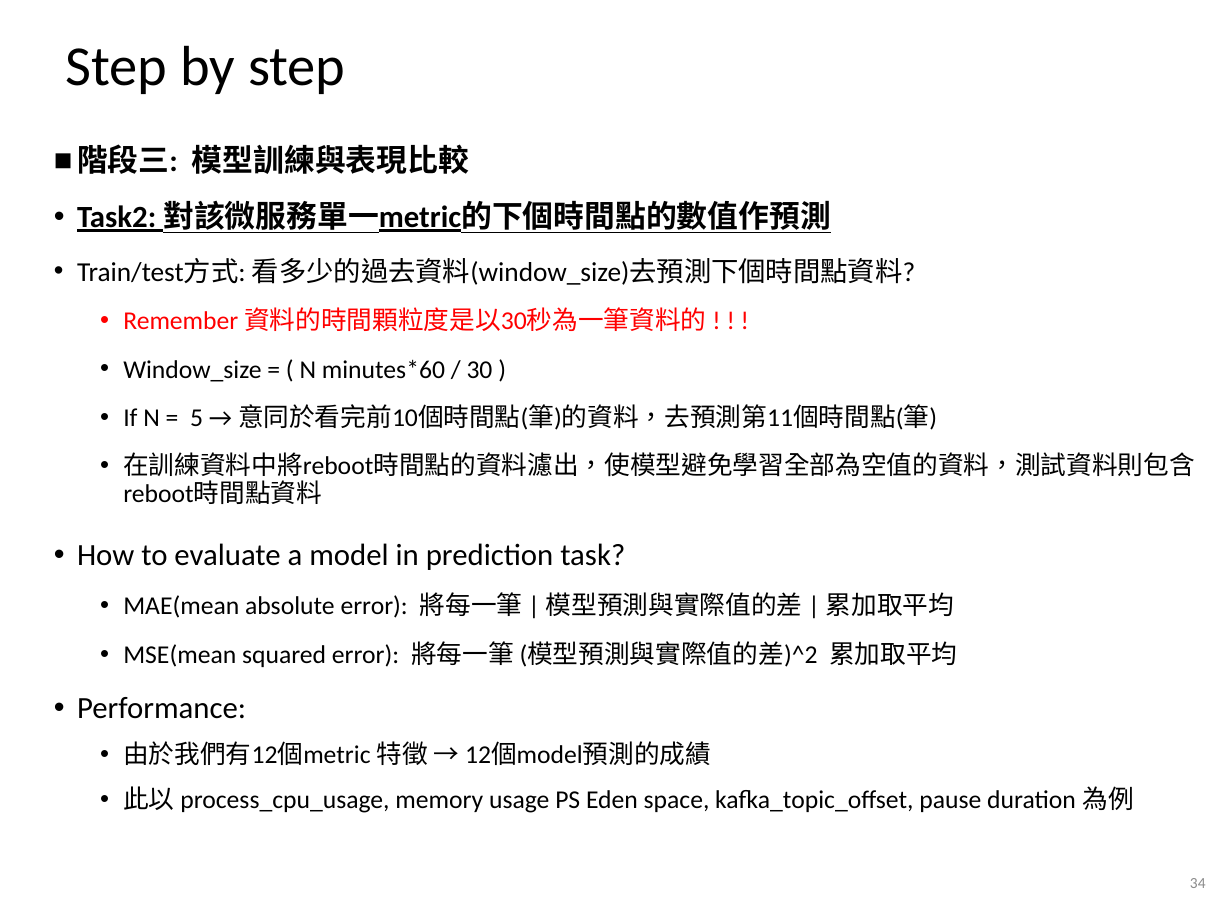
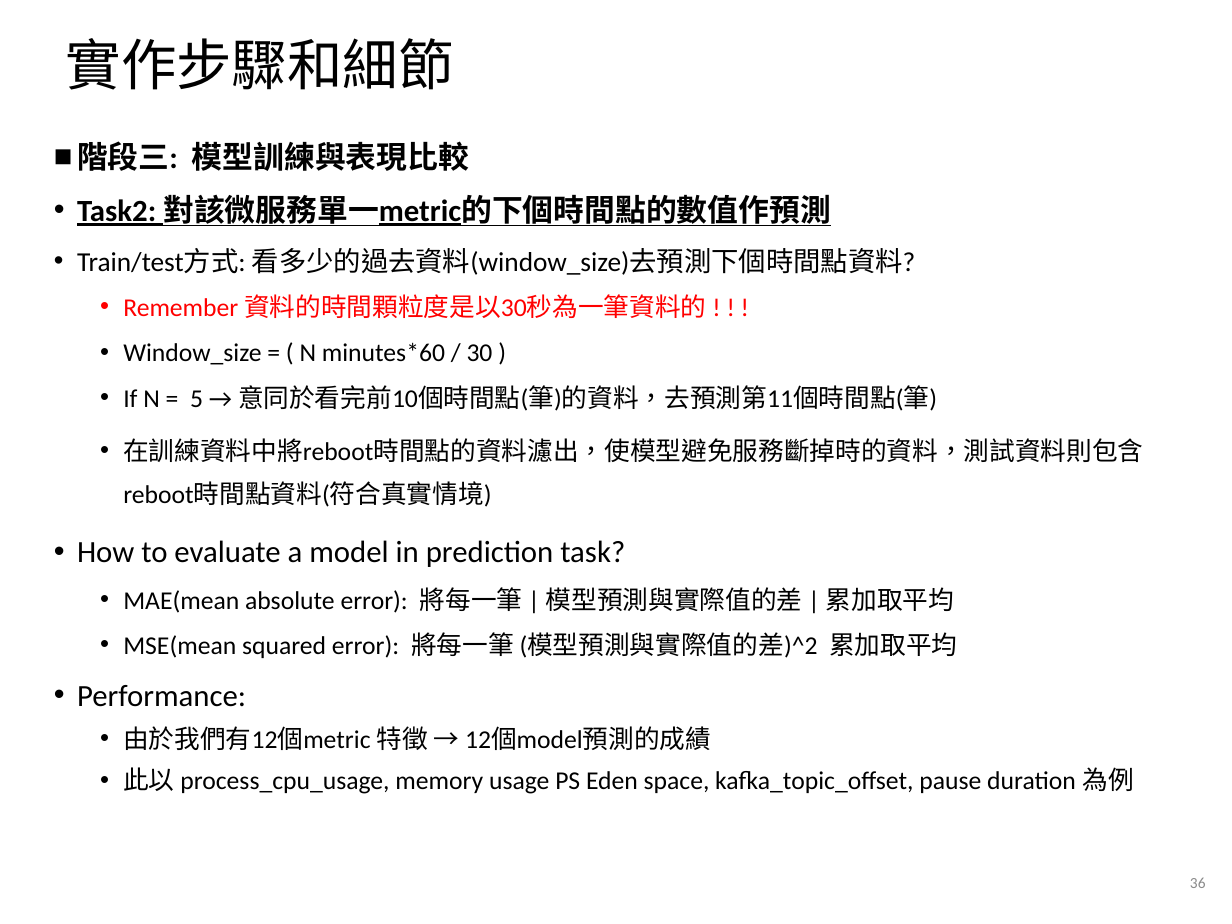
Before and after one commit to alvinyee860120/AIOps-anomaly-detection, a slide deck: slide 36 of AIOps結案報告.pptx (slide 34 before the commit). Drawn at 1232x924 pixels with LibreOffice and Linux fonts; fonts in the diff are those of the drawing; background and template pictures are left out. Boxes give left, top, right and bottom in pixels: in the first picture for what was removed or moved away, otherwise in the second. Text is boxed around its words. In the diff, an @@ line names an element or a change of style, - is before the commit and + after.

```diff
--- a/AIOps結案報告.pptx
+++ b/AIOps結案報告.pptx
@@ title at [66,38,454,90]: text changed; size 33 to 32.4 pt @@
-Step by step
+實作步驟和細節
@@ text at [77,141,1134,794]: line spacing 0.9 to 0.8 @@
@@ text at [123,438,1143,507]: text changed @@
-  • 在訓練資料中將reboot時間點的資料濾出，使模型避免學習全部為空值的資料，測試資料則包含reboot時間點資料
+  • 在訓練資料中將reboot時間點的資料濾出，使模型避免服務斷掉時的資料，測試資料則包含reboot時間點資料(符合真實情境)
@@ page number at [1190,878,1206,888]: text changed @@
-34
+36
```
Also in this commit, not shown: 25 other slides changed, 14 slides added, 12 slides removed.
